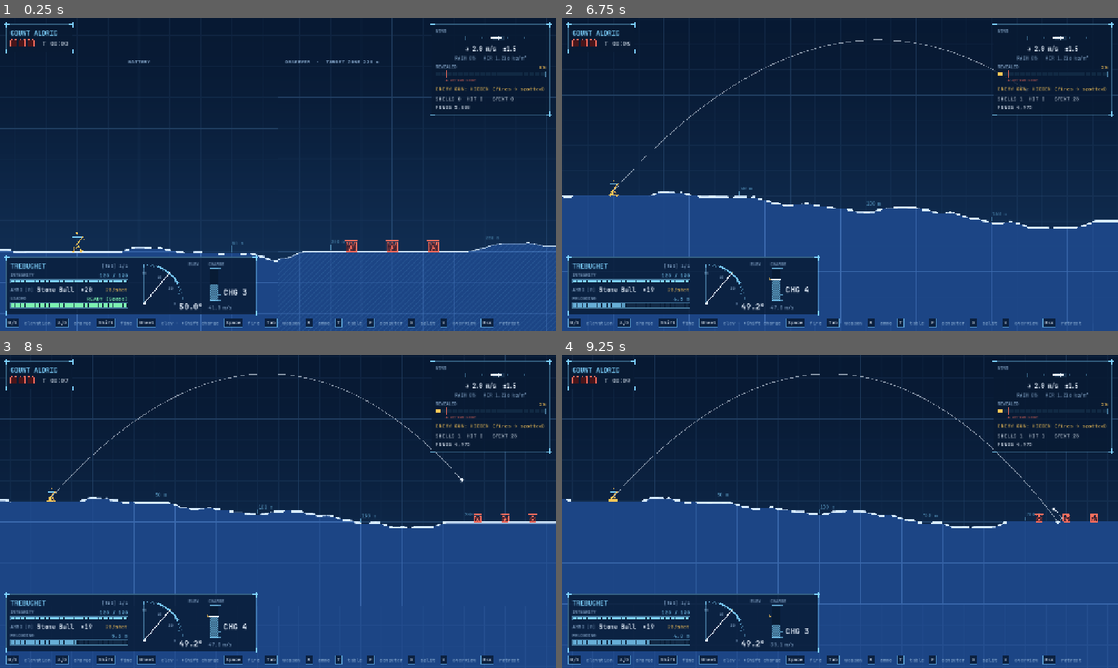
Above: before the commit, frames 1-4 (two rows, left to right).
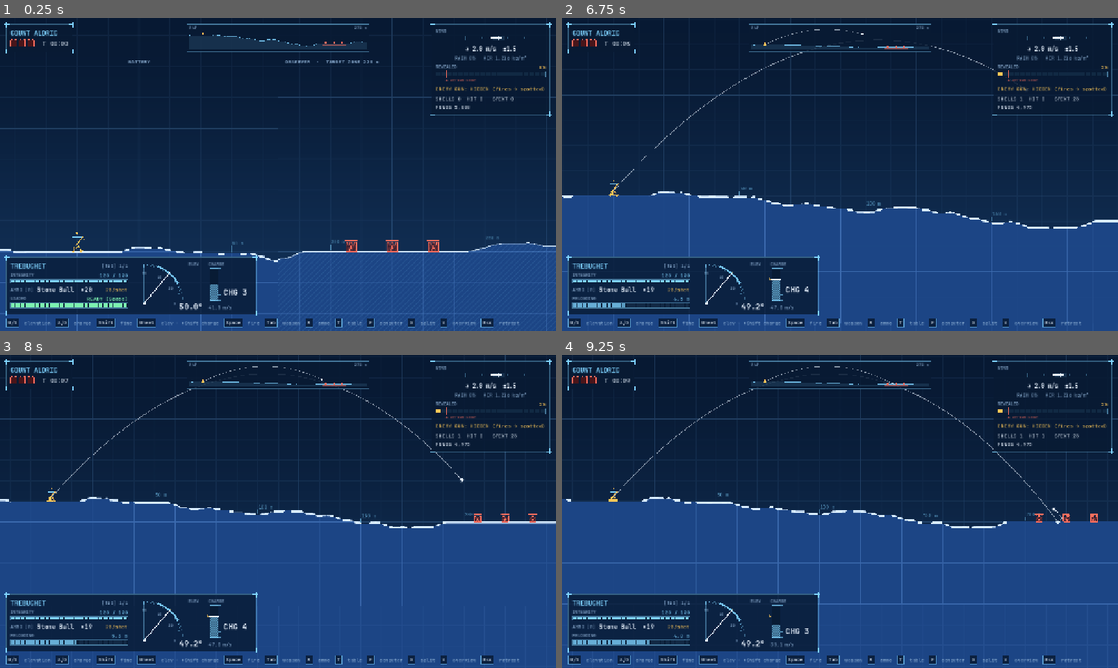
Above: after the commit, the same moments.

Repository: usro/IronAndAngles
Game: Godot game, scene res://scenes/battle/battle.tscn
The game is run twice, just before and just after one commit, with the same random seed, the same clock (stepped at 60 frames per second) and the same inputs. This scene is started directly instead of the project's main scene.
Inputs (mouse positions are in pixels of both pictures, inside the frame that each line leads up to):
- Up to frame 1 (0.25 s): no input
- Up to frame 2 (6.75 s): tap Enter at 0.5, 3.5, 5 s; move the mouse to (962, 158) at 0.52 s; hold D (charge_up) 0.53-1.25 s; tap S (aim_down) at 0.6 s; click (962, 158) at 0.67 s; tap Space (fire) at 1.25, 5.75 s; drag from (728, 190) to (812, 237) at 1.27 s; move the mouse to (895, 105) at 2.02 s; hold D (charge_up) 2.03-2.75 s; hold F (apply_solution) 2.03-2.75 s; click (895, 105) at 2.17 s; drag from (812, 237) to (673, 127) at 2.77 s; move the mouse to (1006, 221) at 3.52 s; hold A (charge_down) 3.53-4.25 s; hold Space (fire) 3.53-4.25 s; click (1006, 221) at 3.67 s; drag from (673, 127) to (756, 96) at 4.27 s; move the mouse to (867, 174) at 5.02 s; hold A (charge_down) 5.03-5.75 s; hold Tab (next_weapon) 5.03-5.75 s; click (867, 174) at 5.17 s; drag from (756, 96) to (728, 190) at 5.77 s; move the mouse to (962, 158) at 6.52 s; hold D (charge_up) from 6.53 s (still down); hold V (toggle_overview) from 6.53 s (still down); click (962, 158) at 6.67 s
- Up to frame 3 (8 s): release D (charge_up) at 7.25 s; release V (toggle_overview) at 7.25 s; drag from (166, 527) to (250, 574) at 7.27 s
- Up to frame 4 (9.25 s): move the mouse to (895, 442) at 8.02 s; hold A (charge_down) 8.03-8.75 s; tap 1 at 8.1 s; click (895, 442) at 8.17 s; drag from (812, 574) to (673, 464) at 8.77 s

The runs differ from the first frame. In frame 1, 0.5% of the frame differs, in the area x 33-67%, y 1-11%; in frame 2, 0.4%; in frame 3, 0.4%; in frame 4, 0.4%.

Commit message:
Battle minimap: whole-field profile with shells in flight
Top-centre strip: ground line, battery, targets, spotted enemy gun, and every
shell in the air with its trail; horizontal scale uniform, vertical scale
fits the tallest arc.

Co-Authored-By: Claude Opus 5.5 <noreply@anthropic.com>

Diff:
--- a/scripts/battle/battle.gd
+++ b/scripts/battle/battle.gd
@@ -16,6 +16,8 @@
 const HOME_OFFSET_M := Vector2(55.0, -20.0)
 ## Split screen: each half shows this much field (meters) at the same zoom.
 const SPLIT_VIEW_M := Vector2(90.0, 100.0)
+## Top-centre profile strip between the mission and conditions plates.
+const MINIMAP_SIZE := Vector2(420.0, 64.0)
 const SPLIT_BATTERY_OFFSET_M := Vector2(20.0, -25.0)
 ## The observer looks a little past the zone's centre so a spotted enemy gun is in frame.
 const SPLIT_OBSERVER_OFFSET_M := Vector2(8.0, -25.0)
@@ -39,6 +41,7 @@
 var camera: Camera2D
 var hud: BattleHud
 var firing_table: FiringTablePanel
+var minimap: BattleMinimap
 ## Split screen: our battery on the left, the forward observer's view of the targets on the right.
 var split := false
 var _observer: ObserverPane
@@ -118,6 +121,16 @@
 	firing_table = FiringTablePanel.new()
 	firing_table.sim = sim
 	hud.add_child(firing_table)
+	minimap = BattleMinimap.new()
+	minimap.sim = sim
+	minimap.trails = _trails
+	minimap.anchor_left = 0.5
+	minimap.anchor_right = 0.5
+	minimap.offset_left = -MINIMAP_SIZE.x * 0.5
+	minimap.offset_right = MINIMAP_SIZE.x * 0.5
+	minimap.offset_top = 14.0
+	minimap.offset_bottom = 14.0 + MINIMAP_SIZE.y
+	hud.add_child(minimap)
 	sim.start()
 	# Split screen by default whenever the targets lie beyond the home view.
 	set_split(sim.target_zone_center_m().x - sim.battery_position_m().x > HOME_OFFSET_M.x + HOME_VIEW_M.x * 0.5)
--- /dev/null
+++ b/scripts/battle/battle_minimap.gd
@@ -0,0 +1,122 @@
+class_name BattleMinimap
+extends Control
+## Profile strip of the whole engagement for the HUD: ground line, our battery, the targets, the
+## enemy gun once spotted, and every shell in the air with its trail, so a flight can be followed
+## from launch to impact even when both ends are off screen. Horizontal scale is uniform; the
+## vertical scale stretches to fit the tallest arc in flight (a profile view, not to scale).
+
+const GROUND_SAMPLES := 160
+const GROUND_REFRESH_S := 0.5
+const PAD := 6.0
+
+var sim: BattleSim
+## ShellFlight -> PackedVector2Array (meters), shared with the battle scene.
+var trails: Dictionary = {}
+
+var _ground := PackedVector2Array()
+var _ground_age := INF
+
+
+func _ready() -> void:
+	mouse_filter = Control.MOUSE_FILTER_IGNORE
+
+
+func _process(delta: float) -> void:
+	if sim == null:
+		return
+	_ground_age += delta
+	if _ground_age >= GROUND_REFRESH_S:
+		_ground_age = 0.0
+		_sample_ground()
+	queue_redraw()
+
+
+func _sample_ground() -> void:
+	var b := _x_range()
+	_ground.resize(GROUND_SAMPLES)
+	for i in GROUND_SAMPLES:
+		var x := lerpf(b.x, b.y, i / float(GROUND_SAMPLES - 1))
+		_ground[i] = Vector2(x, sim.map.surface_height_at(x))
+
+
+## Horizontal extent shown: a margin behind the battery to a margin past the enemy gun.
+func _x_range() -> Vector2:
+	var battery := sim.battery_position_m().x
+	var far := sim.map.target_zone_max_x_m
+	if sim.enemy_origin_m != Vector2.INF:
+		far = maxf(far, sim.enemy_origin_m.x)
+	var margin := (far - battery) * 0.05 + 10.0
+	return Vector2(battery - margin, far + margin)
+
+
+func _draw() -> void:
+	if sim == null or _ground.is_empty():
+		return
+	var r := Rect2(Vector2.ZERO, size)
+	draw_rect(r, Color(Blueprint.PAPER_DARK, 0.85))
+	draw_rect(r, Color(Blueprint.LINE, 0.5), false, 1.0)
+	var xr := _x_range()
+	# Vertical fit: ground plus the highest point of anything in the air.
+	var top := INF
+	var bottom := -INF
+	for g in _ground:
+		top = minf(top, g.y)
+		bottom = maxf(bottom, g.y)
+	for trail: PackedVector2Array in trails.values():
+		for p in trail:
+			top = minf(top, p.y)
+	top -= 10.0
+	bottom += 4.0
+	var inner := r.grow(-PAD)
+	var to_px := func(p: Vector2) -> Vector2:
+		return Vector2(inner.position.x + (p.x - xr.x) / (xr.y - xr.x) * inner.size.x,
+			inner.position.y + (p.y - top) / maxf(bottom - top, 1.0) * inner.size.y)
+
+	# Ground.
+	var line := PackedVector2Array()
+	var fill := PackedVector2Array()
+	for g in _ground:
+		var q: Vector2 = to_px.call(g)
+		line.append(q)
+		fill.append(q)
+	fill.append(Vector2(inner.end.x, inner.end.y))
+	fill.append(Vector2(inner.position.x, inner.end.y))
+	draw_colored_polygon(fill, Color(Blueprint.LINE, 0.12))
+	draw_polyline(line, Color(Blueprint.LINE, 0.8), 1.0)
+
+	# Target zone, targets, enemy gun, battery.
+	var zone_a: Vector2 = to_px.call(Vector2(sim.map.target_zone_min_x_m, sim.target_zone_center_m().y))
+	var zone_b: Vector2 = to_px.call(Vector2(sim.map.target_zone_max_x_m, sim.target_zone_center_m().y))
+	draw_line(zone_a + Vector2(0, 3), zone_b + Vector2(0, 3), Color(Blueprint.RED, 0.5), 2.0)
+	for t in sim.targets:
+		var q: Vector2 = to_px.call(t.rect_m().get_center())
+		if t.is_destroyed():
+			draw_line(q + Vector2(-2, -2), q + Vector2(2, 2), Blueprint.TEXT_DIM, 1.0)
+		else:
+			draw_rect(Rect2(q - Vector2(2, 3), Vector2(4, 4)), Blueprint.RED)
+	if sim.enemy_spotted and sim.enemy_origin_m != Vector2.INF:
+		var q: Vector2 = to_px.call(sim.enemy_origin_m)
+		var col := Blueprint.RED if sim.enemy_gun_alive() else Blueprint.TEXT_DIM
+		draw_arc(q, 4.0, 0.0, TAU, 12, col, 1.5)
+	for m in sim.mounts:
+		var q: Vector2 = to_px.call(m.muzzle_m())
+		var col := Blueprint.AMBER if m.is_alive() else Blueprint.TEXT_DIM
+		draw_colored_polygon(PackedVector2Array([q + Vector2(0, -4), q + Vector2(-3, 2), q + Vector2(3, 2)]), col)
+
+	# Shells and their trails.
+	for f: ShellFlight in trails:
+		var trail: PackedVector2Array = trails[f]
+		var enemy := sim.is_enemy_flight(f)
+		var col := Blueprint.RED if enemy else Blueprint.INK
+		if trail.size() >= 2:
+			var pts := PackedVector2Array()
+			for p in trail:
+				pts.append(to_px.call(p))
+			draw_polyline(pts, Color(col, 0.55), 1.0)
+		if not f.is_finished:
+			draw_circle(to_px.call(f.get_render_position()), 2.0, col)
+
+	# Scale: distance labels at both ends.
+	Blueprint.draw_text(self, Vector2(PAD, 11), "MAP", Blueprint.TEXT_DIM, 9)
+	Blueprint.draw_text(self, Vector2(size.x - PAD, 11), "%.0f m" % (xr.y - sim.battery_position_m().x),
+		Blueprint.TEXT_DIM, 9, HORIZONTAL_ALIGNMENT_RIGHT)
Not shown, added: scripts/battle/battle_minimap.gd.uid
